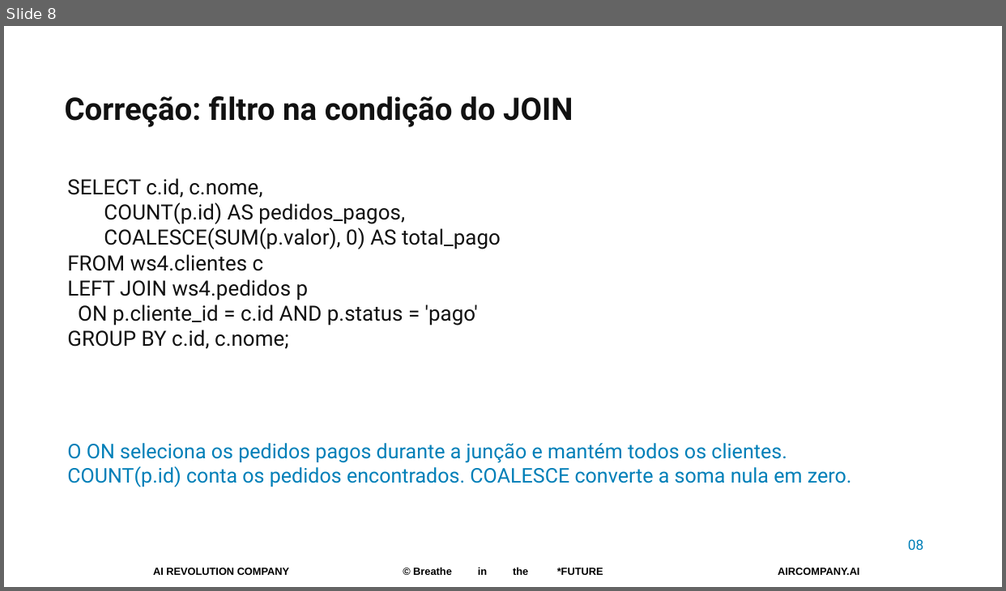
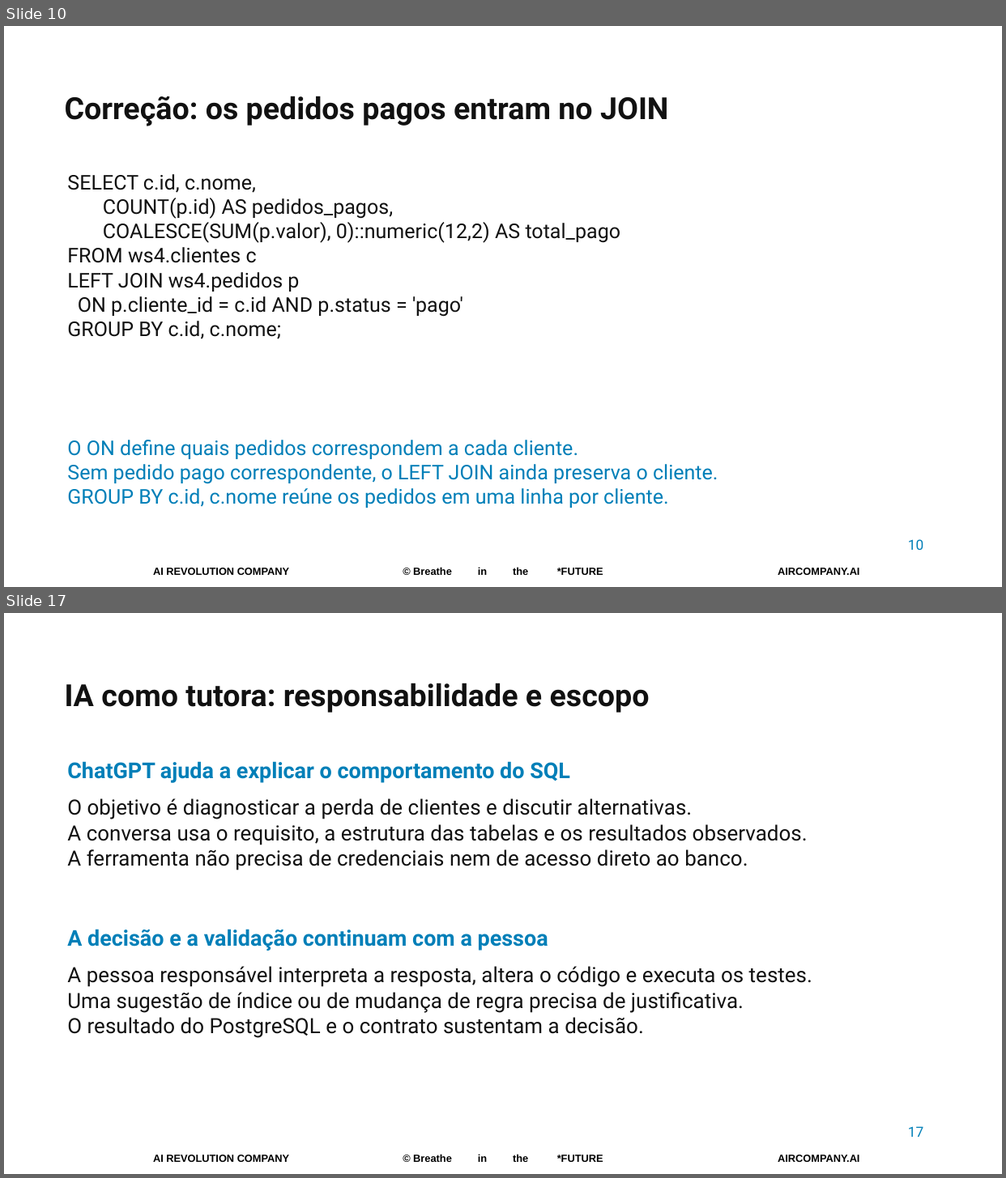
Before and after one commit to pedropalmieri/workshop4-pr-sql-ia, a slide deck: materiais/Workshop4-19nov2026.pptx. Shown one above the other, each under a label of ours: slide 8 before the commit, slides 10 and 17 after it; the slides between them are not shown. The pictures are 1006x591 and 1006x1178 pixels, drawn with LibreOffice and Linux fonts; fonts in the diff are those of the drawing; background and template pictures are left out. Boxes give left, top, right and bottom in pixels: in the first picture for what was removed or moved away, otherwise in the second. Text is boxed around its words. In the diff, an @@ line names an element or a change of style, - is before the commit and + after.

```diff
--- a/materiais/Workshop4-19nov2026.pptx
+++ b/materiais/Workshop4-19nov2026.pptx
@@ slide 17 added at (4, 613, 1002, 1174), background #FFFFFF; not listed: 3 template elements that a slide beside it also shows @@
@@ text added at (65, 683, 650, 713), 29.2 pt, text #111111, bold @@
+IA como tutora: responsabilidade e escopo
@@ text added at (67, 761, 570, 783), 21 pt, text #007FB8, bold @@
+ChatGPT ajuda a explicar o comportamento do SQL
@@ text added at (67, 798, 808, 871), 20.2 pt, text #111111 @@
+O objetivo é diagnosticar a perda de clientes e discutir alternativas.
+A conversa usa o requisito, a estrutura das tabelas e os resultados observados.
+A ferramenta não precisa de credenciais nem de acesso direto ao banco.
@@ text added at (67, 929, 548, 951), 21 pt, text #007FB8, bold @@
+A decisão e a validação continuam com a pessoa
@@ text added at (67, 966, 812, 1038), 20.2 pt, text #111111 @@
+A pessoa responsável interpreta a resposta, altera o código e executa os testes.
+Uma sugestão de índice ou de mudança de regra precisa de justificativa.
+O resultado do PostgreSQL e o contrato sustentam a decisão.
@@ text added at (908, 1127, 923, 1137), 13.5 pt, text #007FB8 @@
+17
@@ what was slide 8 is now slide 10 @@
@@ slide 10 changed as well @@
@@ text at (65, 96, 668, 126): text changed; size 30 to 29.2 pt @@
-Correção: filtro na condição do JOIN
+Correção: os pedidos pagos entram no JOIN
@@ text at (67, 174, 463, 339): size 20.2 to 19.5 pt in "SELECT c.id, c.nome,", "COUNT(p.id) AS pedidos_pagos,", "FROM ws4.clientes c", "LEFT JOIN ws4.pedidos p" and 2 more places @@
@@ text at (103, 222, 621, 243): text changed; size 20.2 to 19.5 pt @@
-COALESCE(SUM(p.valor), 0) AS total_pago
+COALESCE(SUM(p.valor), 0)::numeric(12,2) AS total_pago
@@ text removed at (67, 443, 852, 488) @@
-O ON seleciona os pedidos pagos durante a junção e mantém todos os clientes.
-COUNT(p.id) conta os pedidos encontrados. COALESCE converte a soma nula em zero.
@@ text added at (67, 440, 718, 508), 19.5 pt, text #007FB8 @@
+O ON define quais pedidos correspondem a cada cliente.
+Sem pedido pago correspondente, o LEFT JOIN ainda preserva o cliente.
+GROUP BY c.id, c.nome reúne os pedidos em uma linha por cliente.
@@ text at (908, 540, 923, 550): text changed @@
-08
+10
```
Also in this commit, not shown: 2 other slides changed, 19 other slides added, 11 slides removed.
